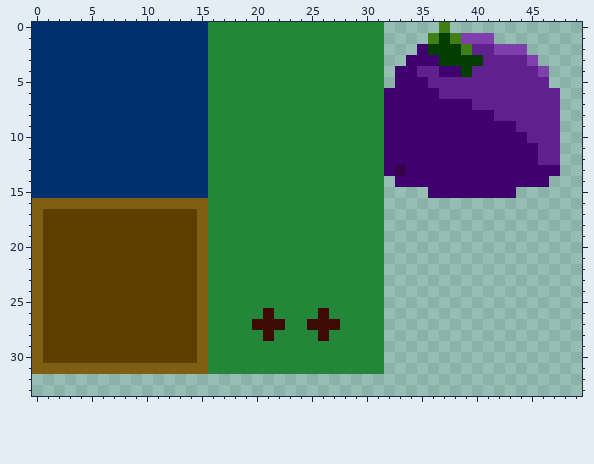
Pixel-art sprite -- assets/sprites.png. That is the earlier state.
The file is 64x64 pixels. Shown: x 0..49, y 0..33.
Once edited:
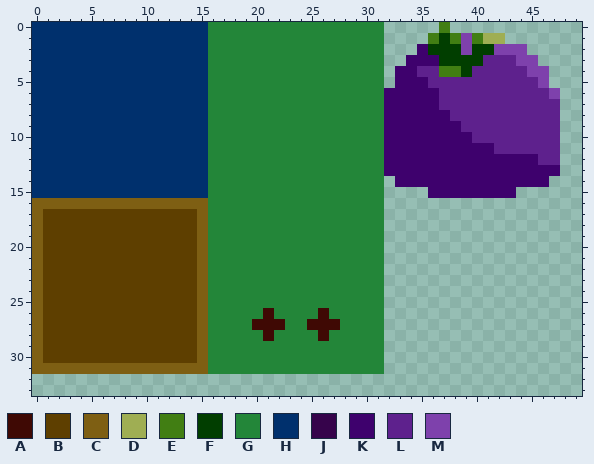
Palette (. is transparent): A #3f0904  B #5e3f00  C #7e5f13  D #9fae53  E #417e13  F #013e00  G #238639  H #00306d  J #36034b  K #3e016d  L #5e218d  M #7e41ac
What changed:
Changed rows in their new state; - is an unchanged pixel.
first column x 33:
 1 -------EDD-----
 2 ------MFF------
 3 -----------M---
 4 ----EE------M--
 5 -------------M-
 6 --------------M
 7 ----LLL--------
 8 -----LLLL------
 9 ------LLLLL----
10 -------LLLLL---
11 ---------LLLL--
13 K--------------
Pixel boxes of the changes (left, top, right, bottom) in both pictures:
changed: (439, 33, 560, 154)
changed: (395, 165, 406, 176)
